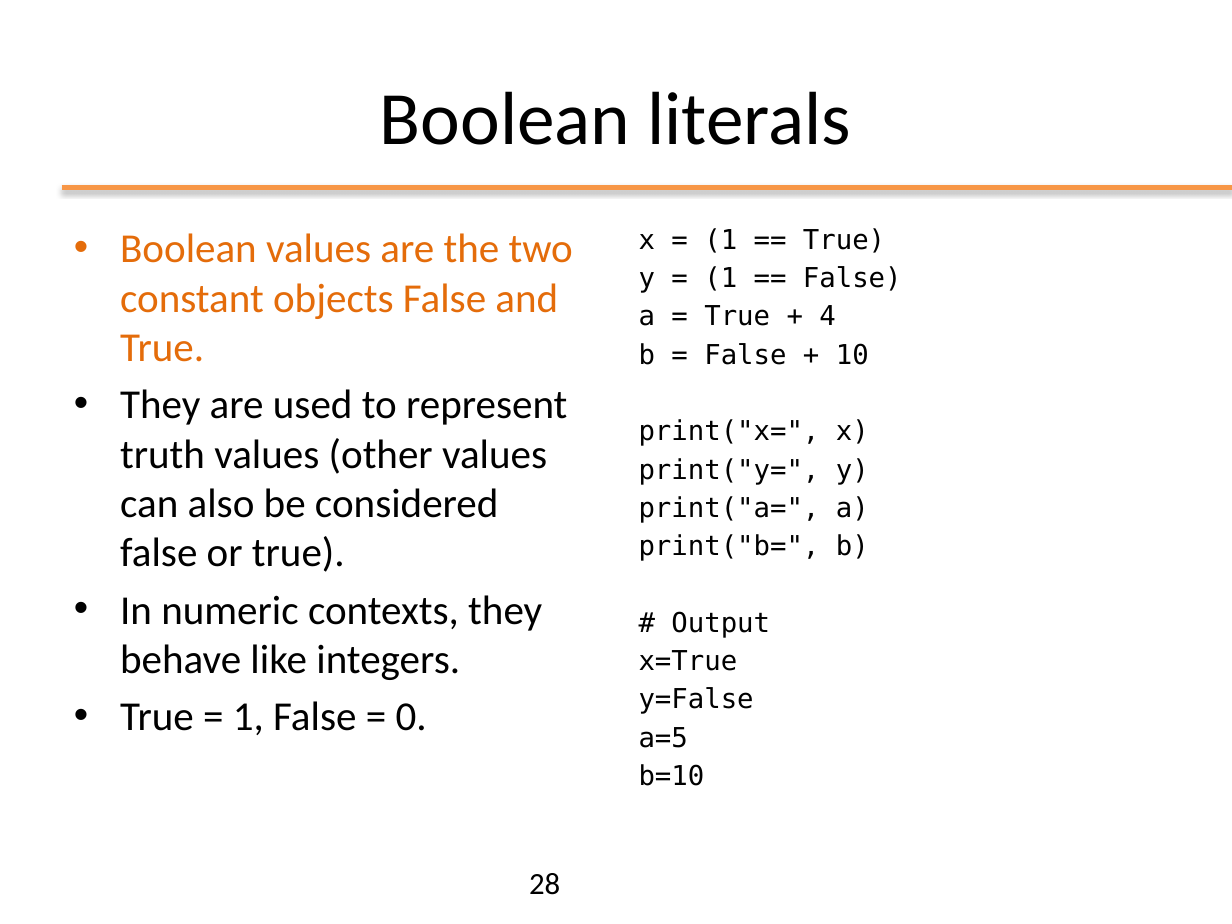
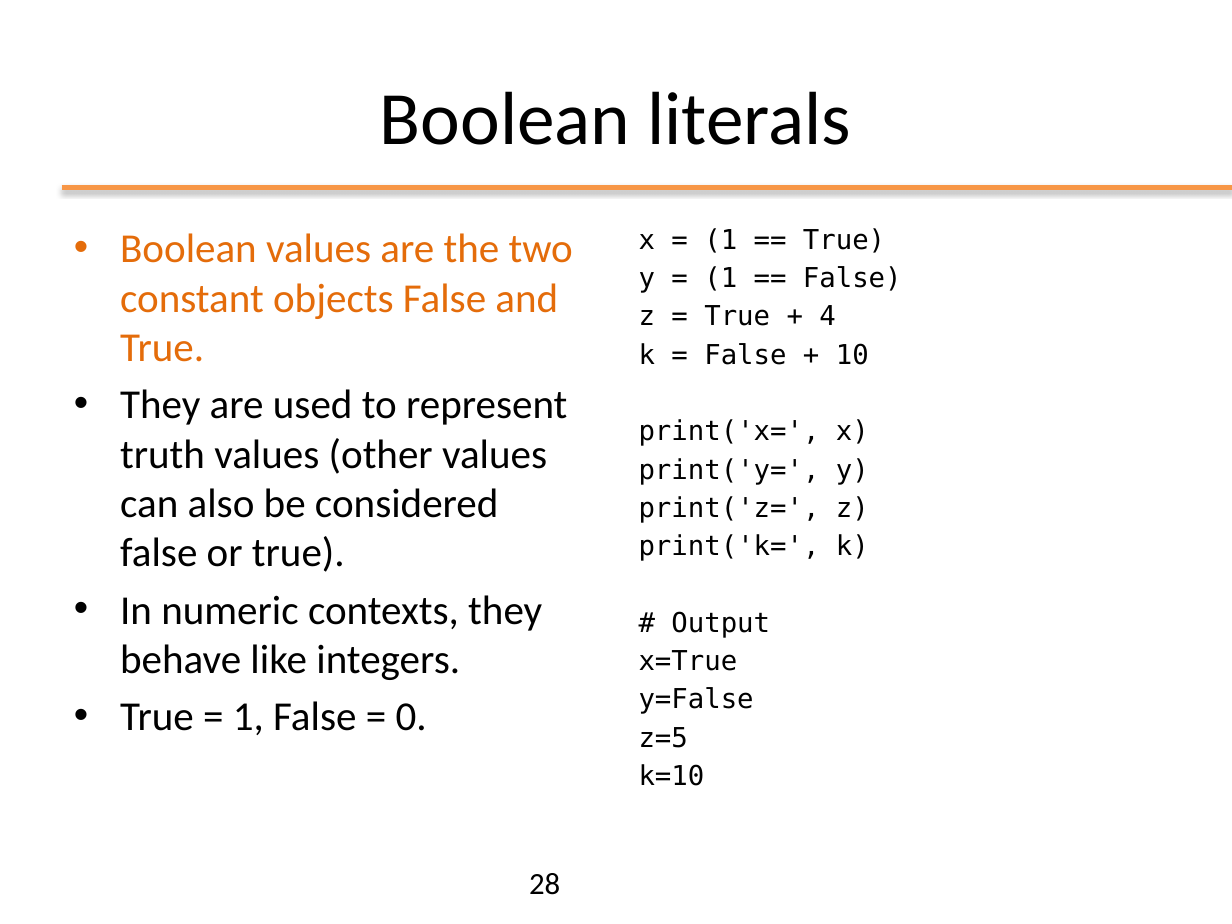
Before and after one commit to nbicocchi/ooprogramming, a slide deck: slide 28 of slides/python/ppt/01 - Python Basics.pptx. Drawn at 1232x924 pixels with LibreOffice and Linux fonts; fonts in the diff are those of the drawing. Boxes give left, top, right and bottom in pixels: in the first picture for what was removed or moved away, otherwise in the second. Text is boxed around its words. In the diff, an @@ line names an element or a change of style, - is before the commit and + after.

```diff
--- a/slides/python/ppt/01 - Python Basics.pptx
+++ b/slides/python/ppt/01 - Python Basics.pptx
@@ text at bbox=[639, 305, 869, 561]: text changed @@
-a = True + 4
-b = False + 10
-print("x=", x)
-print("y=", y)
-print("a=", a)
-print("b=", b)
+z = True + 4
+k = False + 10
+print('x=', x)
+print('y=', y)
+print('z=', z)
+print('k=', k)
@@ text at bbox=[639, 727, 705, 786]: text changed @@
-a=5
-b=10
+z=5
+k=10
```
Also in this commit, not shown: 6 other slides changed, 2 other files.
